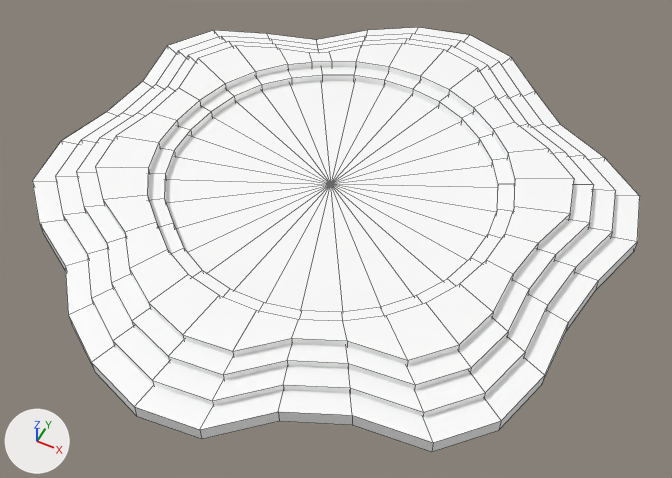
The FBX model Assets/Models/Level/Small_fulidao0009.fbx as it was, and as the next commit left it.
Camera for both pictures: a camera (50 mm lens) standing at (20.5, -40.2, 45.8) and looking at (1.6, -2.5, -1.3). The lights are fixed; the arrows at lower left show +X, +Y and +Z. Mesh edges are drawn as thin lines. Where no turn or scale is listed for an object, it has been applied to the vertices.
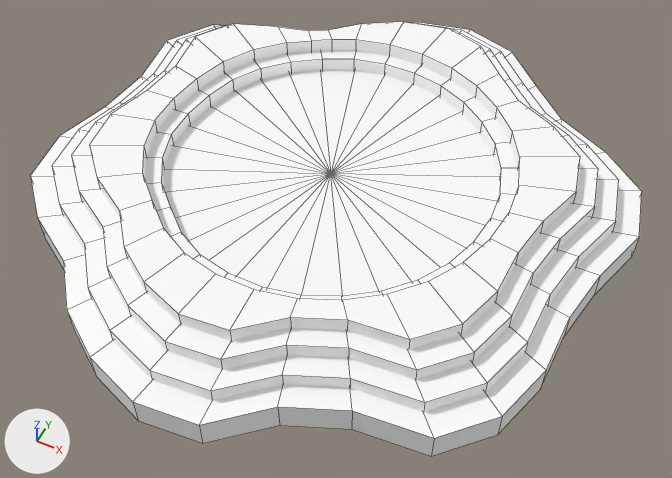
Where the newer file only moved an object's origin or applied its transform, the numbers keep the older frame.

Pixel boxes [x1, y1, x2, y2] of what changed, in the pictures (672 x 478 px):
'pCylinder2', mesh rescaled
    before: [55, 34, 616, 417]
    after: [52, 26, 619, 412]
'pCylinder4', mesh rescaled
    before: [95, 43, 574, 365]
    after: [89, 22, 580, 350]
'pCylinder3', mesh rescaled, moved
    before: [76, 39, 594, 390]
    after: [71, 25, 598, 380]
'pCylinder1', mesh rescaled, moved
    before: [32, 27, 640, 452]
    after: [30, 22, 642, 456]

Patch to the scene script:
```diff
--- a/Assets/Models/Level/Small_fulidao0009.fbx.py
+++ b/Assets/Models/Level/Small_fulidao0009.fbx.py
@@ me_mesh_002 @@
 me_mesh_002.from_pydata(...)  # 120 vertices, 90 faces; spans x -16.6..16.6, y -17.3..17.3, z -0.5..0.5
 # used by ob_pcylinder3; location = (0.18, 0.2, 1.0)
+# me_mesh_002 part 3: the whole mesh is scaled about its middle by (1, 1, 2), then moved by (0.2, 0.2, 2.0)
 me_mesh_002.materials.append(mat_aa)
@@ me_mesh_001 @@
 me_mesh_001.from_pydata(...)  # 61 vertices, 60 faces; spans x -18.1..18.1, y -18.8..18.8, z -1.0..0.0
 # used by ob_pcylinder2; location = (0.19, 0.22, 1.0)
+# me_mesh_001 part 1: the whole mesh is scaled about its middle by (1, 1, 2), then moved by (0.0, 0.0, 0.5)
 me_mesh_001.materials.append(mat_aa)
@@ me_mesh @@
 me_mesh.from_pydata(...)  # 61 vertices, 60 faces; spans x -19.7..19.7, y -20.5..20.5, z -0.5..0.5
 # used by ob_pcylinder1; location = (0.21, 0.24, 0.0)
+# me_mesh part 2: the whole mesh is scaled about its middle by (1, 1, 2), then moved by (0.2, 0.2, 0.0)
 me_mesh.materials.append(mat_aa)
@@ me_mesh_003 @@
 me_mesh_003.from_pydata(...)  # 124 vertices, 93 faces; spans x -15.3..15.3, y -15.9..15.9, z -1.0..0.0
 # used by ob_pcylinder4; location = (0.18, 0.2, 2.0)
+# me_mesh_003 part 4: the whole mesh is scaled about its middle by (1, 1, 2), then moved by (0.0, 0.0, 1.5)
 me_mesh_003.materials.append(mat_aa)
@@ ob_pcylinder3 @@
 ob_pcylinder3 = bpy.data.objects.new('pCylinder3', me_mesh_002)
-ob_pcylinder3.location = (0.18, 0.2, 1.0)
+ob_pcylinder3.location = (0.0, 0.0, 0.0)
@@ ob_pcylinder1 @@
 ob_pcylinder1 = bpy.data.objects.new('pCylinder1', me_mesh)
-ob_pcylinder1.location = (0.21, 0.24, 0.0)
+ob_pcylinder1.location = (0.0, 0.0, 0.0)
```
